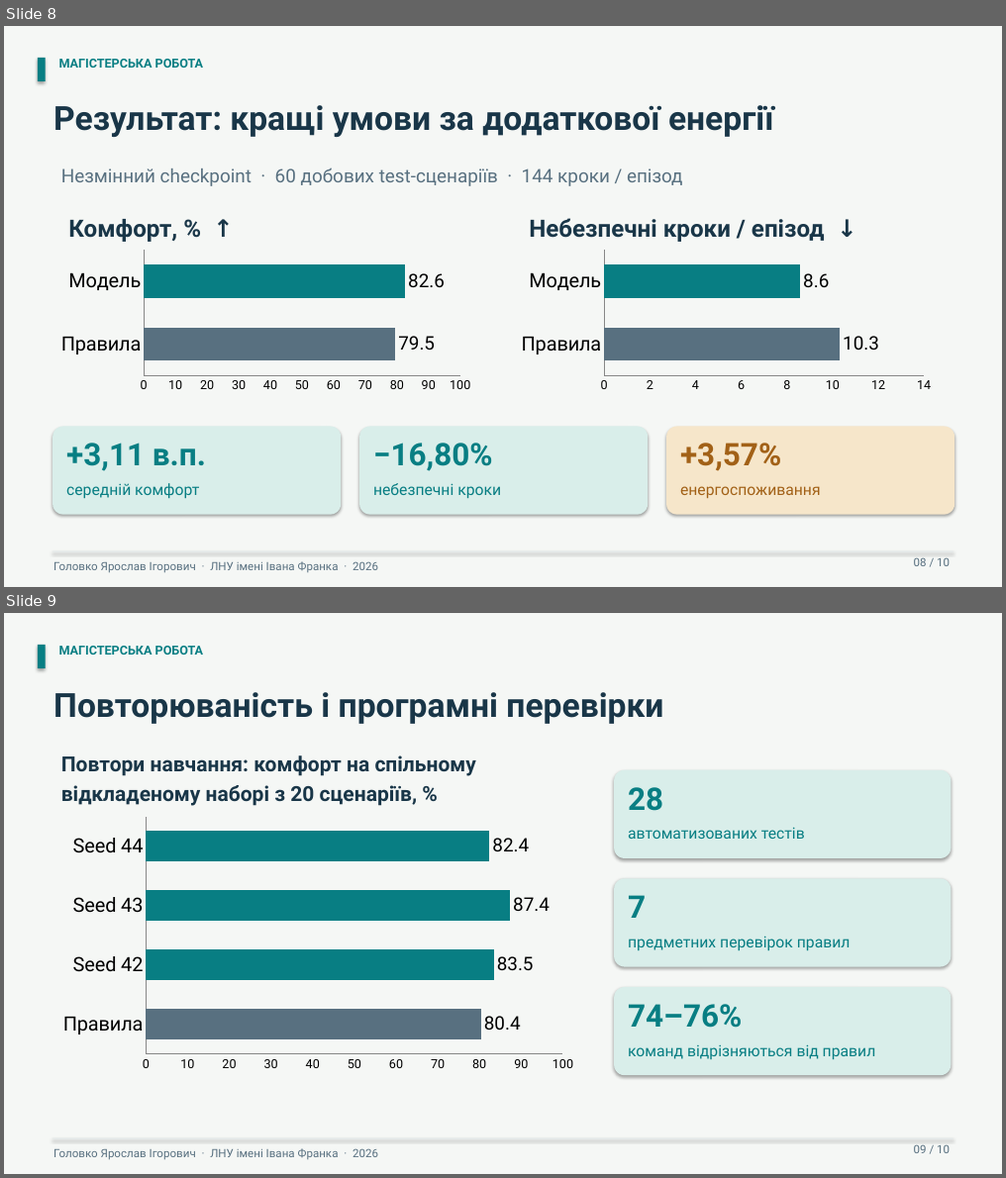
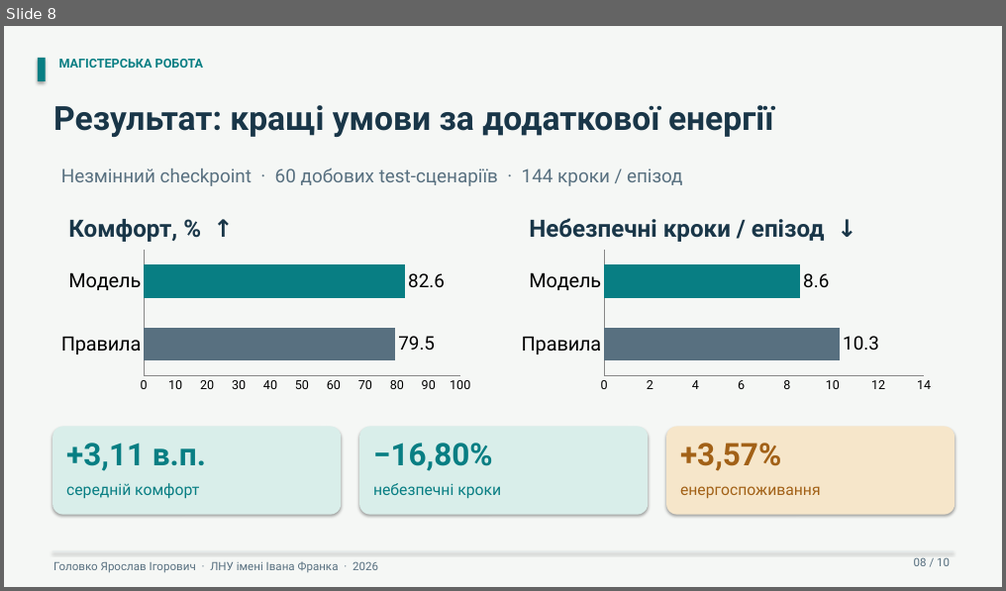
Before and after one commit to Lowckick/ai_house_model, a slide deck: docs/presentation/presentation.pptx. Shown one above the other, each under a label of ours: slides 8 and 9 before the commit, slide 8 after it. The pictures are 1006x1178 and 1006x591 pixels, drawn with LibreOffice and Linux fonts; fonts in the diff are those of the drawing. Boxes give left, top, right and bottom in pixels: in the first picture for what was removed or moved away, otherwise in the second. Text is boxed around its words. In the diff, an @@ line names an element or a change of style, - is before the commit and + after.

```diff
--- a/docs/presentation/presentation.pptx
+++ b/docs/presentation/presentation.pptx
@@ slide 9 removed at (x1=4, y1=613, x2=1002, y2=1174), background #F5F7F5 @@
@@ rectangle removed at (x1=38, y1=645, x2=46, y2=668) @@
@@ text removed at (x1=59, y1=646, x2=203, y2=655) @@
-МАГІСТЕРСЬКА РОБОТА
@@ text removed at (x1=54, y1=692, x2=663, y2=724) @@
-Повторюваність і програмні перевірки
@@ text removed at (x1=61, y1=756, x2=476, y2=806) @@
-Повтори навчання: комфорт на спільному
-відкладеному наборі з 20 сценаріїв, %
@@ rounded rectangle removed at (x1=614, y1=770, x2=951, y2=859) @@
@@ text removed at (x1=628, y1=787, x2=663, y2=811) @@
-28
@@ bar chart removed at (x1=53, y1=811, x2=584, y2=1077) @@
-categories: Правила, Seed 42, Seed 43, Seed 44
-Series 1: 80.4, 83.5, 87.4, 82.4
@@ text removed at (x1=628, y1=827, x2=805, y2=839) @@
-автоматизованих тестів
@@ rounded rectangle removed at (x1=614, y1=878, x2=951, y2=967) @@
@@ text removed at (x1=628, y1=895, x2=646, y2=918) @@
-7
@@ text removed at (x1=628, y1=936, x2=850, y2=952) @@
-предметних перевірок правил
@@ rounded rectangle removed at (x1=614, y1=987, x2=951, y2=1075) @@
@@ text removed at (x1=628, y1=1004, x2=742, y2=1028) @@
-74–76%
@@ text removed at (x1=628, y1=1045, x2=876, y2=1060) @@
-команд відрізняються від правил
@@ rectangle removed at (x1=53, y1=1139, x2=953, y2=1140) @@
@@ text removed at (x1=914, y1=1145, x2=949, y2=1154) @@
-09 / 10
@@ text removed at (x1=54, y1=1149, x2=378, y2=1160) @@
-Головко Ярослав Ігорович · ЛНУ імені Івана Франка · 2026
```
Also in this commit, not shown: 1 slide changed, 5 slides added, 4 other slides removed, 9 other files.
